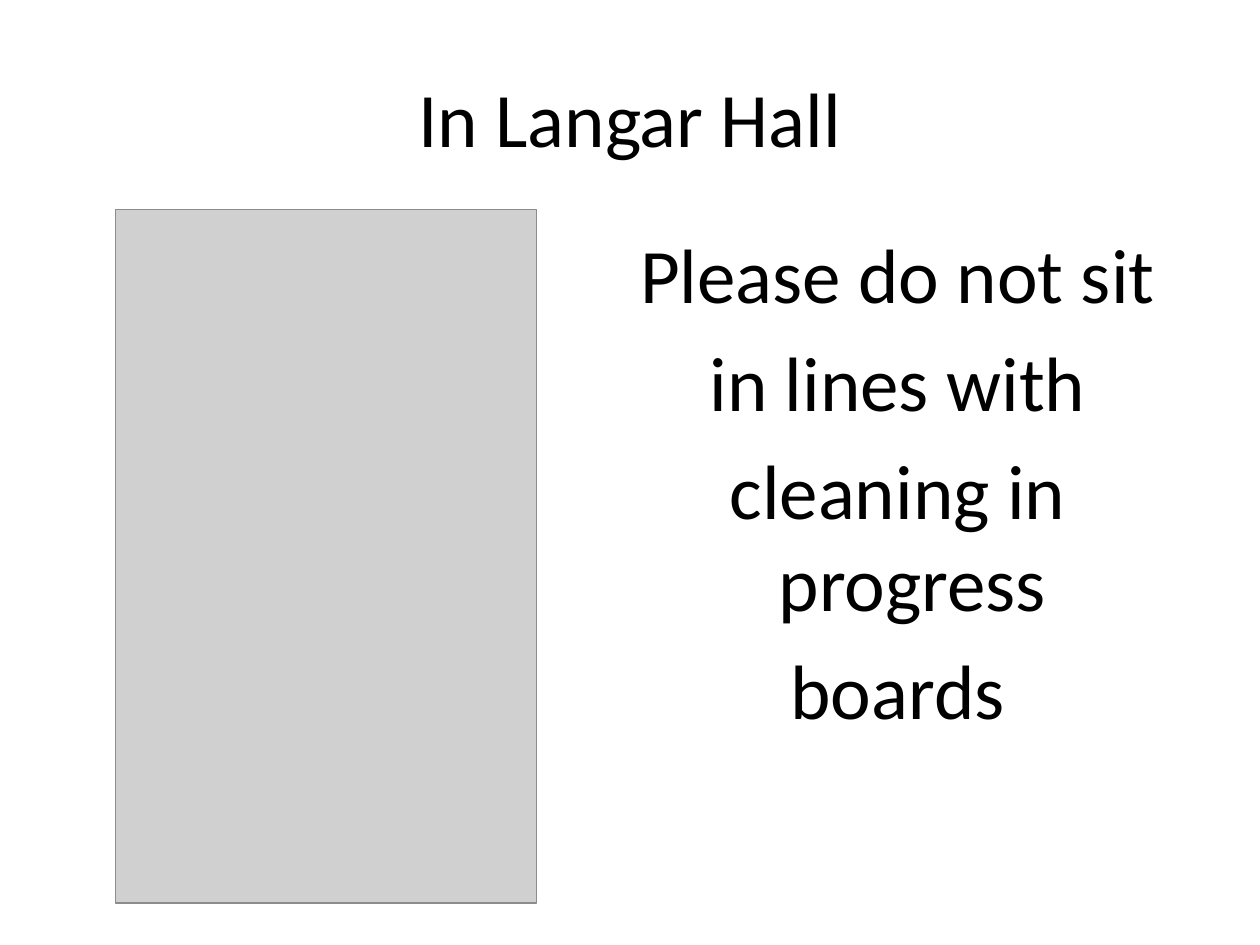
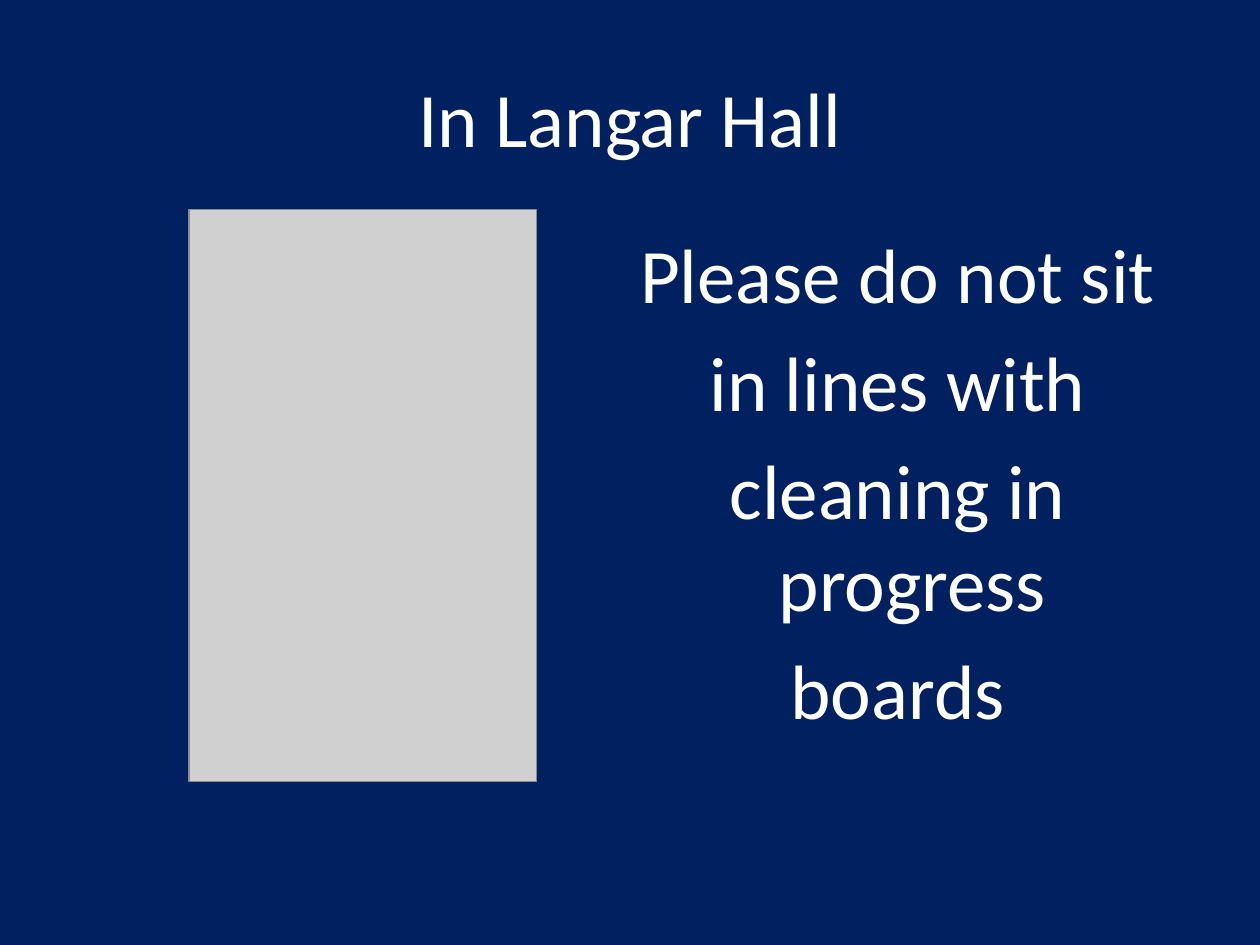
Before and after one commit to jagatsingh/sikhism, a slide deck: slide 9 of software/util/Standard_Templates.pptx. Drawn at 1260x945 pixels with LibreOffice and Linux fonts; fonts in the diff are those of the drawing; grey boxes stand for pictures. Boxes give left, top, right and bottom in pixels: in the first picture for what was removed or moved away, otherwise in the second. Text is boxed around its words. In the diff, an @@ line names an element or a change of style, - is before the commit and + after.

Commit message:
Changing all background to navy blue.

```diff
--- a/software/util/Standard_Templates.pptx
+++ b/software/util/Standard_Templates.pptx
@@ background #FFFFFF to #002060 @@
@@ title "In Langar Hall" at <box>418,93,841,161</box>: text colour #000000 to #FFFFFF @@
@@ picture: place and size @@
-picture at <box>115,209,536,902</box>
+picture at <box>189,210,537,782</box>
@@ text "Please do not sit" at <box>640,249,1154,720</box>: text colour #000000 to #FFFFFF @@
```
Also in this commit, not shown: 8 other slides changed.
